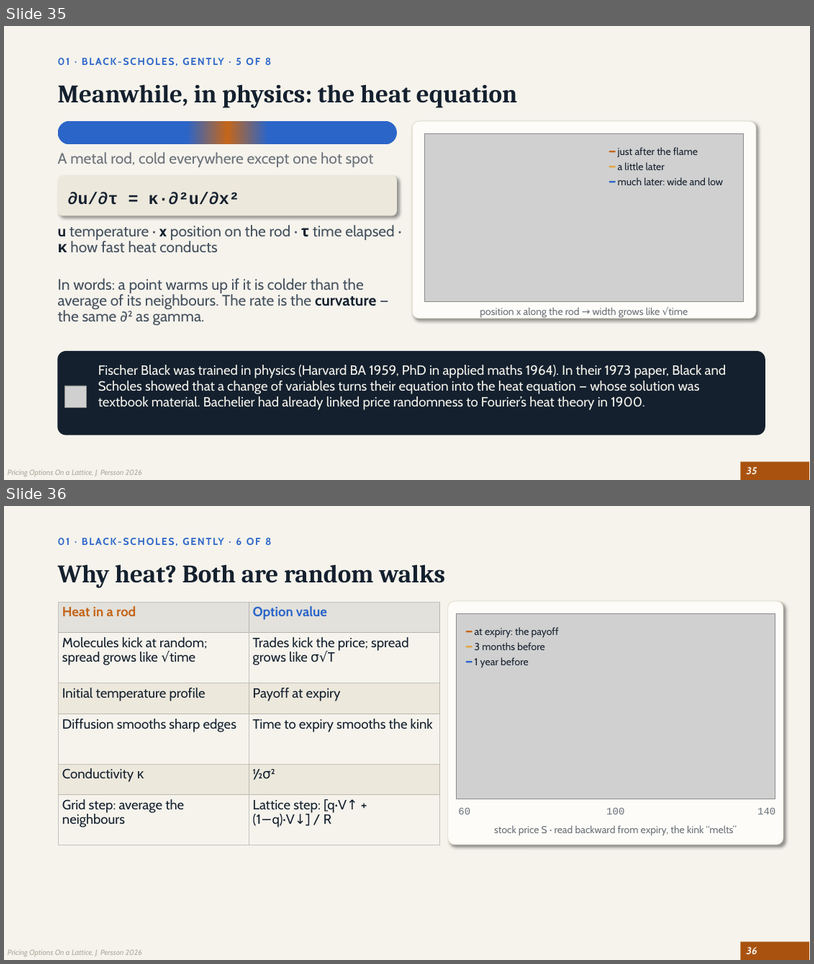
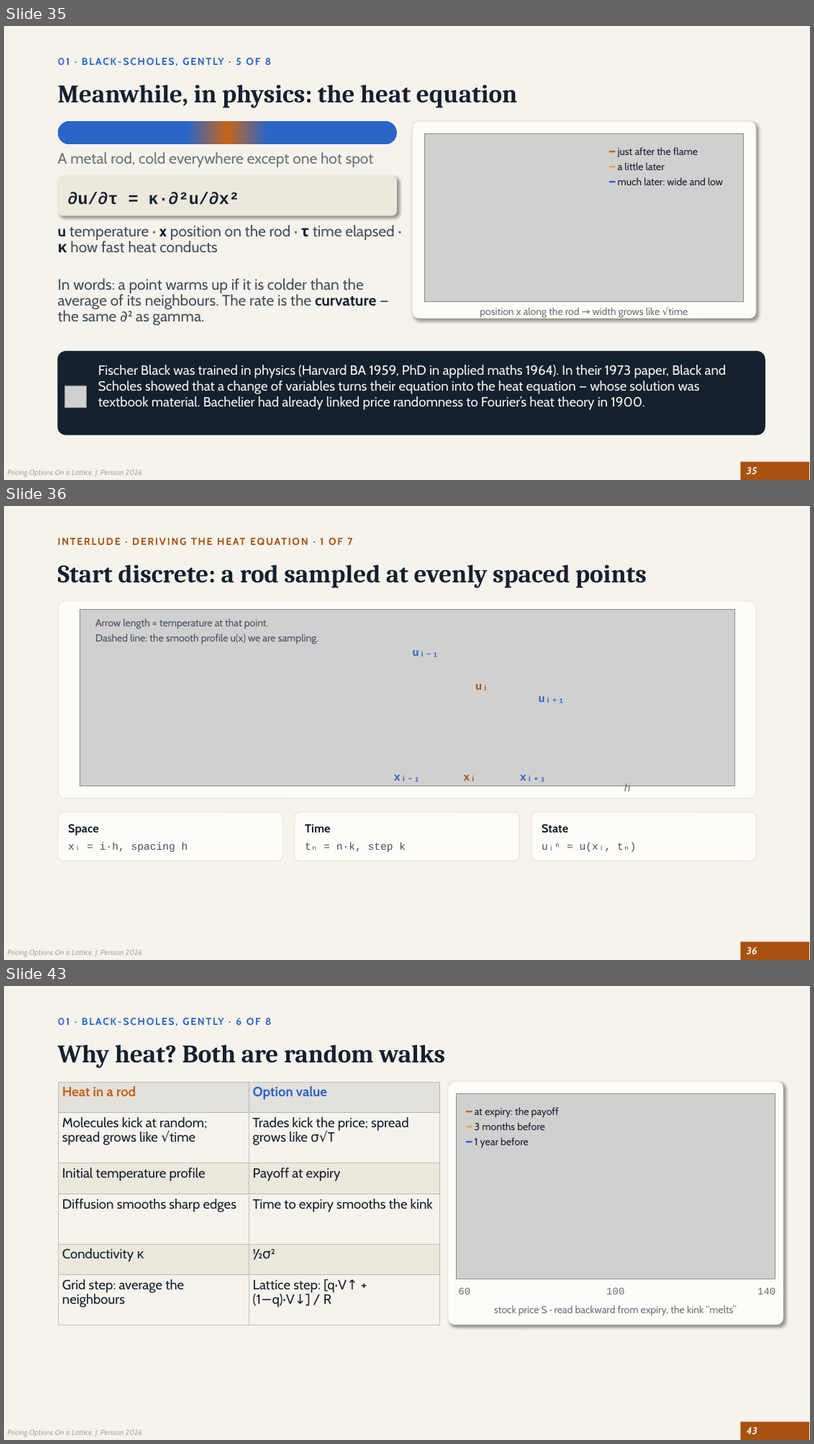
Before and after one commit to johan162/EduMatcher, a slide deck: docs/presentations/finance/Option Pricing on a Lattice.pptx. Shown one above the other, each under a label of ours: slides 35 and 36 before the commit, slides 35, 36 and 43 after it; the slides between them are not shown. The pictures are 814x964 and 814x1444 pixels, drawn with LibreOffice and Linux fonts; fonts in the diff are those of the drawing; grey boxes stand for pictures. Boxes give left, top, right and bottom in pixels: in the first picture for what was removed or moved away, otherwise in the second. Text is boxed around its words. In the diff, an @@ line names an element or a change of style, - is before the commit and + after.

```diff
--- a/docs/presentations/finance/Option Pricing on a Lattice.pptx
+++ b/docs/presentations/finance/Option Pricing on a Lattice.pptx
@@ slide 36 added at [4,506,810,960], background #F5F3EC; not listed: 2 template elements that a slide beside it also shows @@
@@ text added at [320,538,352,545], 12 pt, text #A9520F, bold @@
+INTERLUDE · DERIVING THE HEAT EQUATION · 1 OF 7
@@ title added at [58,564,647,587], 30 pt, text #14202E, bold @@
+Start discrete: a rod sampled at evenly spaced points
@@ rounded rectangle added at [58,601,756,798], fill #FDFCF8, outline #DDD7C6 0.5 pt @@
@@ picture added at [80,610,735,786] @@
@@ text added at [95,618,319,644], 12 pt, text #44505E @@
+Arrow length = temperature at that point.
+Dashed line: the smooth profile u(x) we are sampling.
@@ text added at [413,650,439,657], 13 pt, text #2B65C8, bold @@
+uᵢ₋₁
@@ text added at [476,684,489,690], 13 pt, text #A9520F, bold @@
+uᵢ
@@ text added at [539,696,565,703], 13 pt, text #2B65C8, bold @@
+uᵢ₊₁
@@ text added at [394,775,420,782], 13 pt, text #2B65C8, bold @@
+xᵢ₋₁
@@ text added at [463,775,476,781], 13 pt, text #A9520F, bold @@
+xᵢ
@@ text added at [520,775,546,782], 13 pt, text #2B65C8, bold @@
+xᵢ₊₁
@@ text added at [625,783,631,791], 13 pt, text #6A7179, italic @@
+h
@@ rounded rectangle added at [58,812,283,860], fill #FDFCF8, outline #DDD7C6 0.5 pt @@
@@ text added at [68,824,99,835], 14 pt, text #14202E, bold @@
+Space
@@ rounded rectangle added at [295,812,520,860], fill #FDFCF8, outline #DDD7C6 0.5 pt @@
@@ text added at [305,824,330,832], 14 pt, text #14202E, bold @@
+Time
@@ rounded rectangle added at [532,812,757,860], fill #FDFCF8, outline #DDD7C6 0.5 pt @@
@@ text added at [542,824,568,833], 14 pt, text #14202E, bold @@
+State
@@ text added at [68,842,188,852], 12.5 pt, text #44505E @@
+xᵢ = i·h, spacing h
@@ text added at [337,842,406,852], 12.5 pt, text #44505E @@
+tₙ = n·k, step k
@@ text added at [542,842,612,852], 12.5 pt, text #44505E @@
+uᵢⁿ ≈ u(xᵢ, tₙ)
@@ what was slide 36 is now slide 43 @@
@@ page number at [747,1427,758,1434]: text changed @@
-36
+43
```
Also in this commit, not shown: 6 other slides added, 2 other files.
